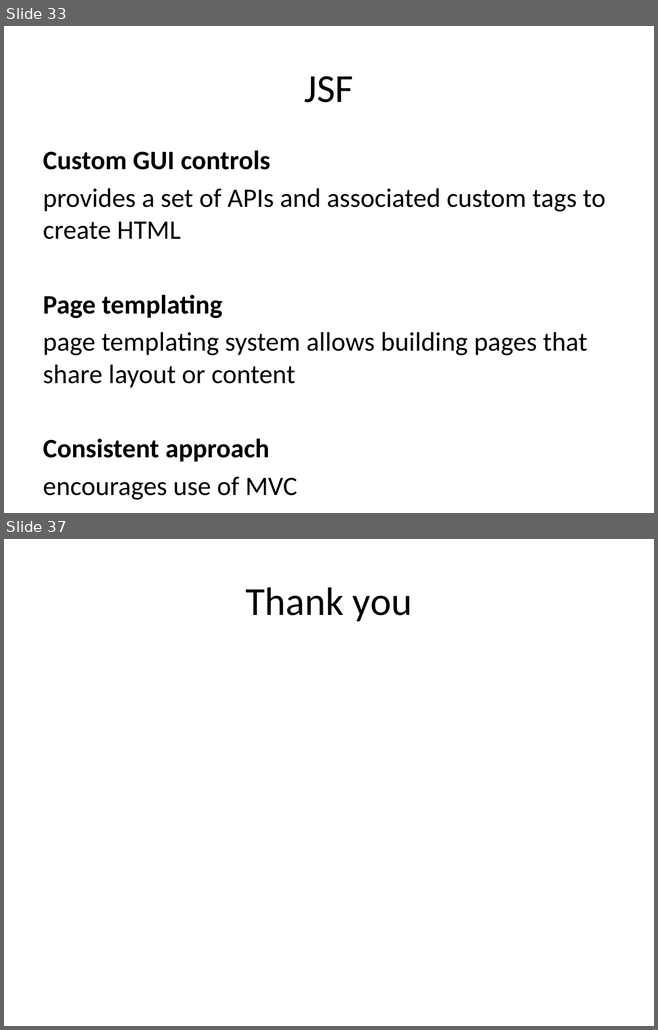
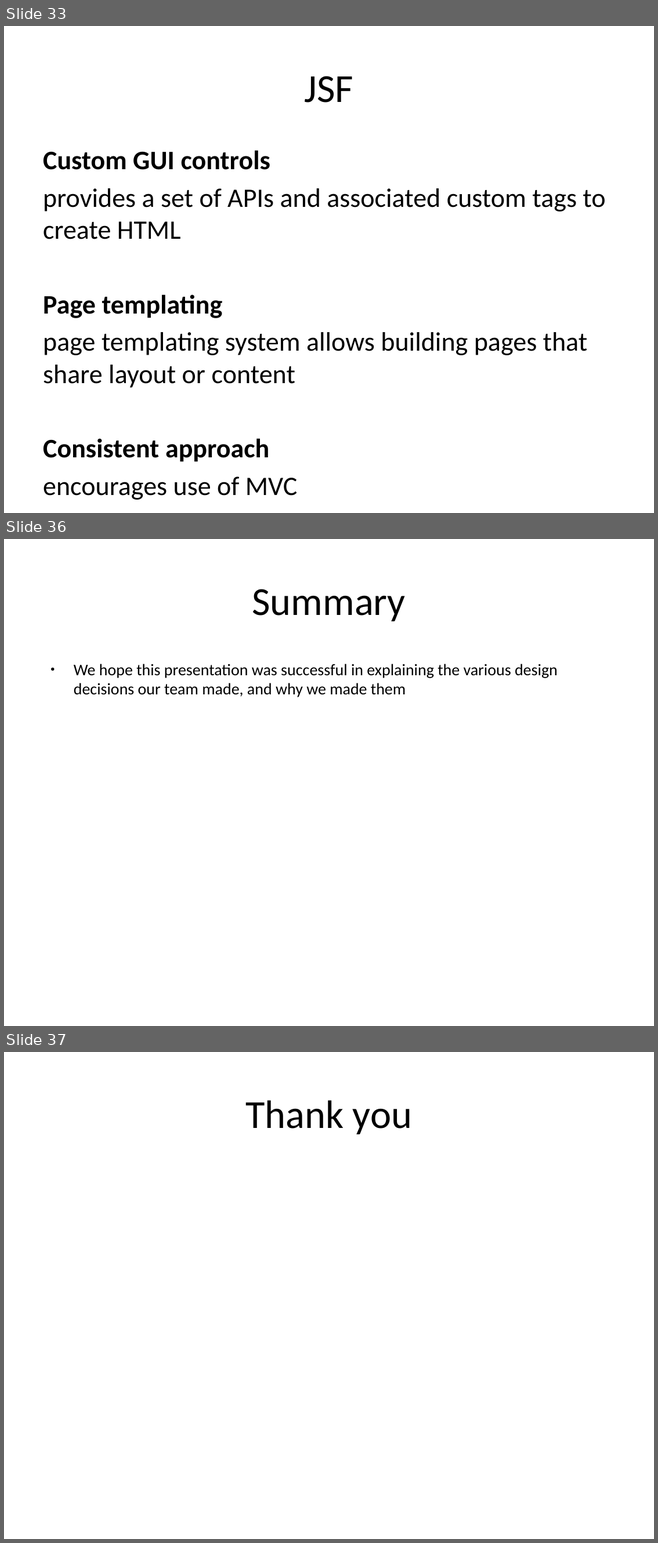
Before and after one commit to markusmo/HotelSoftware, a slide deck: Documentation/Praesentation/PresentationRoomanizer.pptx. Shown one above the other, each under a label of ours: slides 33 and 37 before the commit, slides 33, 36 and 37 after it; the slides between them are not shown. The pictures are 658x1030 and 658x1543 pixels, drawn with LibreOffice and Linux fonts; fonts in the diff are those of the drawing. Boxes give left, top, right and bottom in pixels: in the first picture for what was removed or moved away, otherwise in the second. Text is boxed around its words. In the diff, an @@ line names an element or a change of style, - is before the commit and + after.

```diff
--- a/Documentation/Praesentation/PresentationRoomanizer.pptx
+++ b/Documentation/Praesentation/PresentationRoomanizer.pptx
@@ slide 36 added at <box>4,539,654,1026</box>, background #FFFFFF @@
@@ title added at <box>252,589,405,621</box>, 44 pt, text #000000 @@
+Summary
@@ text added at <box>74,664,557,697</box>, 18 pt, text #000000 @@
+● We hope this presentation was successful in explaining the various design decisions our team made, and why we made them
```
Also in this commit, not shown: 2 other slides added, 3 slides removed, 2 other files.
